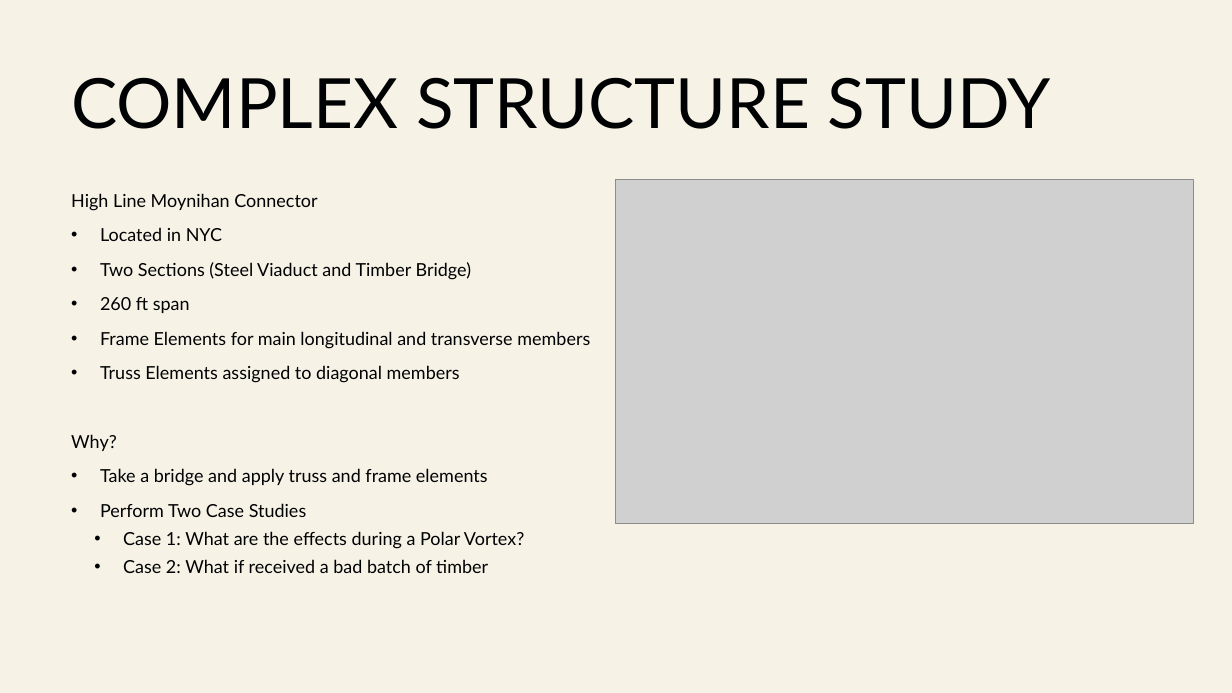
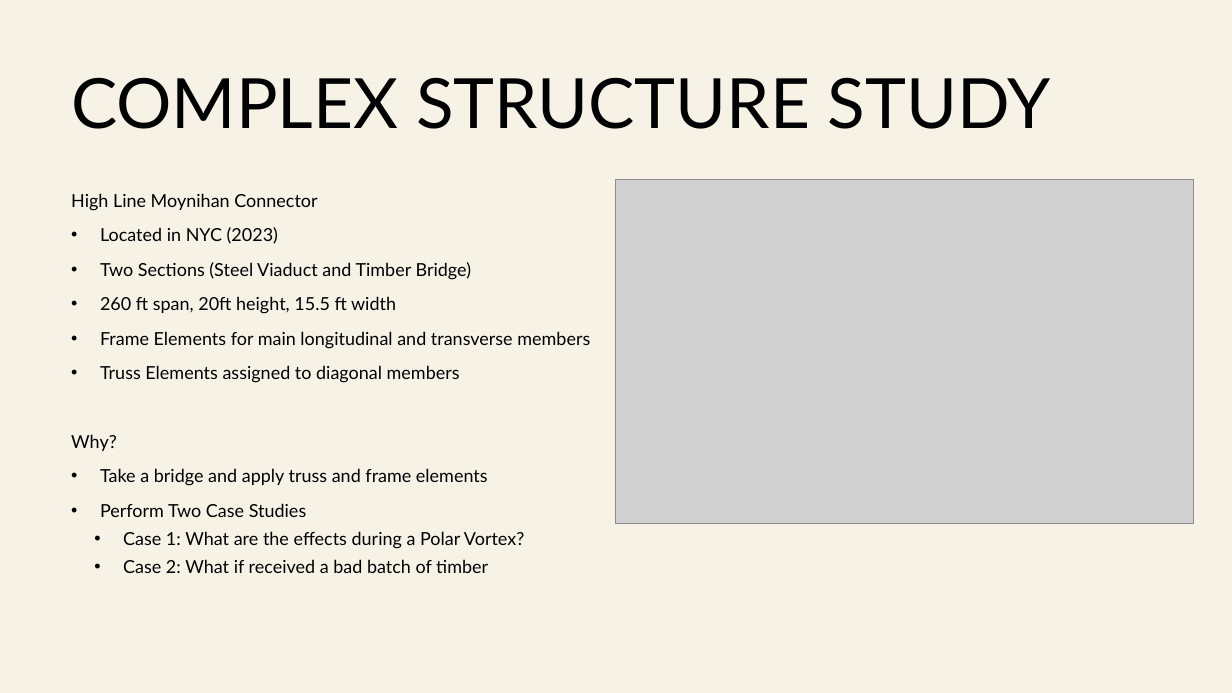
Before and after one commit to wharrow97/CEE6501-Project, a slide deck: slide 10 of presentation/Final Presentation.pptx (slide 11 before the commit). Drawn at 1232x693 pixels with LibreOffice and Linux fonts; fonts in the diff are those of the drawing; grey boxes stand for pictures. Boxes give left, top, right and bottom in pixels: in the first picture for what was removed or moved away, otherwise in the second. Text is boxed around its words. In the diff, an @@ line names an element or a change of style, - is before the commit and + after.

Commit message:
Presentation Upload

```diff
--- a/presentation/Final Presentation.pptx
+++ b/presentation/Final Presentation.pptx
@@ text at [100,227,278,244]: text changed @@
-• Located in NYC
+• Located in NYC (2023)
@@ text at [100,296,396,314]: text changed @@
-• 260 ft span
+• 260 ft span, 20ft height, 15.5 ft width
```
Also in this commit, not shown: 3 other slides changed.
